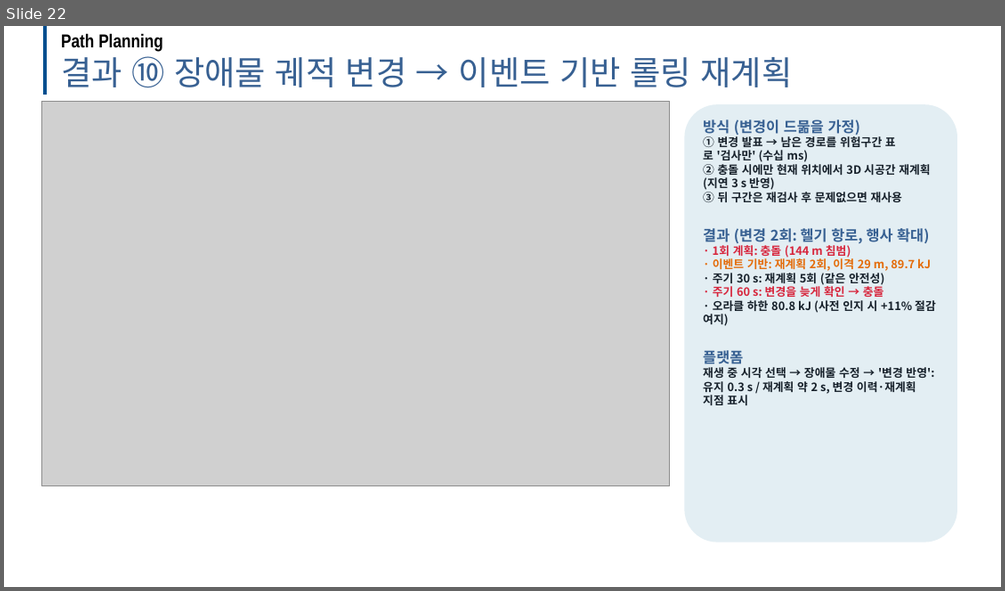
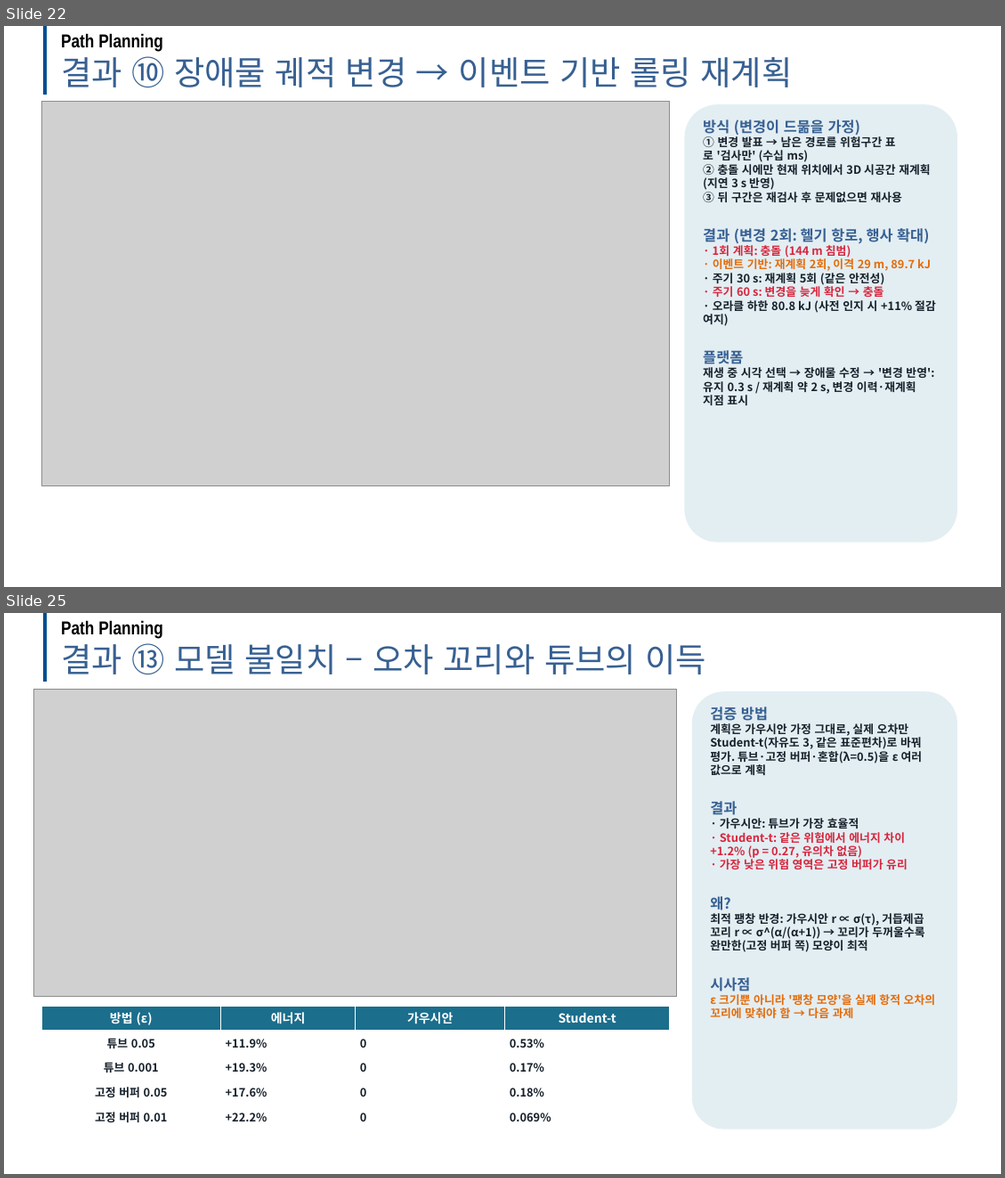
Before and after one commit to dnfl5345/Drone_path_opt, a slide deck: docs/drone_soc_path_planning_dev.pptx. Shown one above the other, each under a label of ours: slide 22 before the commit, slides 22 and 25 after it; the slides between them are not shown. The pictures are 1005x591 and 1005x1178 pixels, drawn with LibreOffice and Linux fonts; fonts in the diff are those of the drawing; grey boxes stand for pictures; background and template pictures are left out. Boxes give left, top, right and bottom in pixels: in the first picture for what was removed or moved away, otherwise in the second. Text is boxed around its words. In the diff, an @@ line names an element or a change of style, - is before the commit and + after.

```diff
--- a/docs/drone_soc_path_planning_dev.pptx
+++ b/docs/drone_soc_path_planning_dev.pptx
@@ slide 25 added at bbox=[4, 613, 1001, 1174], background #FFFFFF @@
@@ line added from (44, 613) to (44, 682), #004E8F 3.5 pt @@
@@ text added at bbox=[61, 638, 707, 674], 32 pt, text #376092 @@
+결과 ⑬ 모델 불일치 – 오차 꼬리와 튜브의 이득
@@ text added at bbox=[61, 620, 163, 639], 18 pt, text #000000, bold @@
+Path Planning
@@ picture added at bbox=[34, 690, 677, 997] @@
@@ rounded rectangle added at bbox=[692, 691, 957, 1129], fill #E3EEF3, 11 pt, text #16202A, bold @@
+검증 방법
+계획은 가우시안 가정 그대로, 실제 오차만 Student-t(자유도 3, 같은 표준편차)로 바꿔 평가. 튜브·고정 버퍼·혼합(λ=0.5)을 ε 여러 값으로 계획
+결과
+· 가우시안: 튜브가 가장 효율적
+· Student-t: 같은 위험에서 에너지 차이 +1.2% (p = 0.27, 유의차 없음)
+· 가장 낮은 위험 영역은 고정 버퍼가 유리
+왜?
+최적 팽창 반경: 가우시안 r ∝ σ(τ), 거듭제곱 꼬리 r ∝ σ^(α/(α+1)) → 꼬리가 두꺼울수록 완만한(고정 버퍼 쪽) 모양이 최적
+시사점
+ε 크기뿐 아니라 '팽창 모양'을 실제 항적 오차의 꼬리에 맞춰야 함 → 다음 과제
@@ table added at bbox=[41, 1005, 670, 1129], 5 rows, 4 columns @@
+방법 (ε) | 에너지 | 가우시안 | Student-t
+튜브 0.05 | +11.9% | 0 | 0.53%
+튜브 0.001 | +19.3% | 0 | 0.17%
+고정 버퍼 0.05 | +17.6% | 0 | 0.18%
+고정 버퍼 0.01 | +22.2% | 0 | 0.069%
```
Also in this commit, not shown: 3 slides changed, 2 other slides added, 9 other files.
